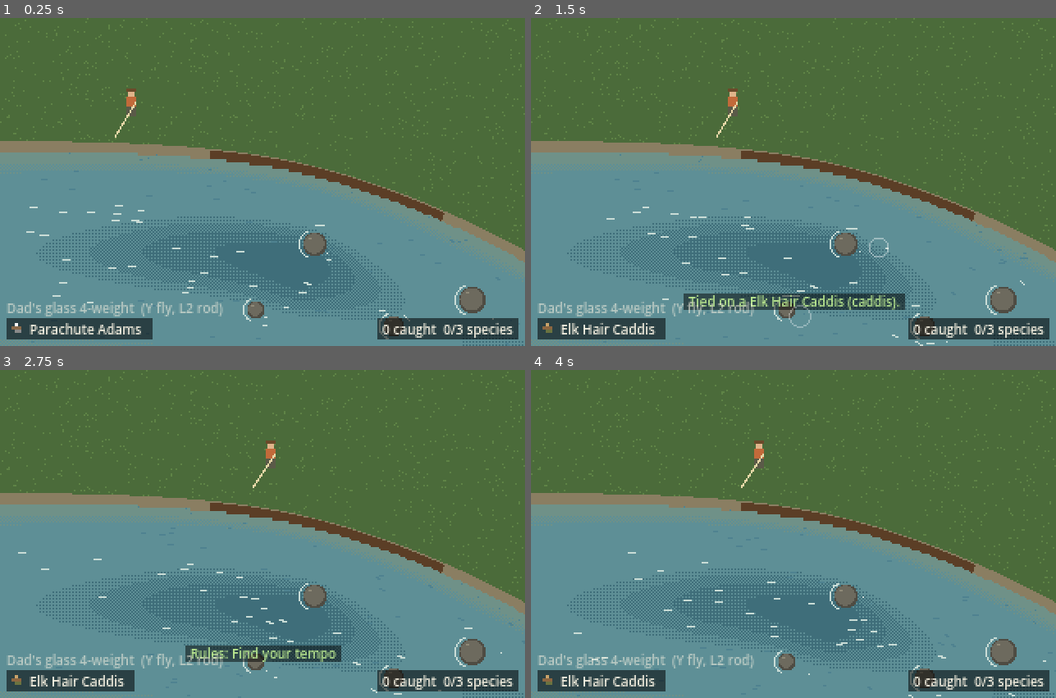
Above: before the commit, frames 1-4 (two rows, left to right).
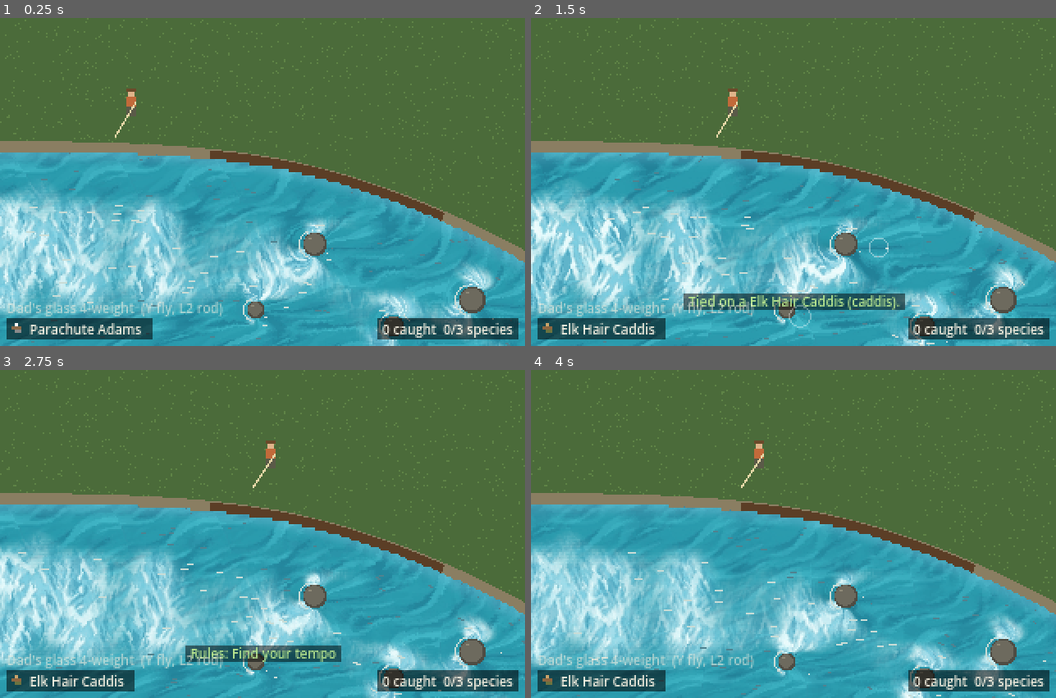
Above: after the commit, the same moments.

Repository: travernorm/Lodge
Game: Godot game, scene res://scenes/main.tscn
Two runs of this game, one before a commit and one after it. Both use one fixed random seed, a clock stepped at 60 frames per second and the inputs below.
Inputs (mouse positions are in pixels of both pictures, inside the frame that each line leads up to):
- Up to frame 1 (0.25 s): no input
- Up to frame 2 (1.5 s): tap Enter at 0.5 s; move the mouse to (909, 165) at 0.52 s; hold D (move_right) 0.53-1.25 s; tap F (change_fly) at 0.6 s; click (909, 165) at 0.67 s; drag from (688, 198) to (767, 247) at 1.27 s
- Up to frame 3 (2.75 s): move the mouse to (315, 461) at 2.02 s; hold D (move_right) from 2.03 s (still down); tap Tab (cycle_rules) at 2.1 s
- Up to frame 4 (4 s): release D (move_right) at 2.75 s; drag from (767, 599) to (636, 484) at 2.77 s; move the mouse to (951, 583) at 3.52 s; hold A (move_left) from 3.53 s (still down); tap M (mend) at 3.6 s

The runs differ from the first frame. In frame 1, 46% of the frame differs, in the area x 0-100%, y 41-100%; in frame 2, 45%; in frame 3, 45%; in frame 4, 46%.

Commit message:
Paint the water from a WaterLook you tune in the Inspector (REQ-0006)
WaterView bakes the RiverField into a small texture and a shader picks
deep, mid or white water per pixel from depth and speed, scrolling with
the current. Runs in the editor so looks update live. Starting tiles are
seamless cuts from Traver's texture sheet.

Co-Authored-By: Claude Opus 5.5 <noreply@anthropic.com>
Claude-Session: https://claude.ai/code/session_011A7L2oFTtNQKDdpxLjXJv4

Diff:
--- /dev/null
+++ b/data/looks/water_spring.tres
@@ -0,0 +1,12 @@
+[gd_resource type="Resource" script_class="WaterLook" load_steps=5 format=3]
+
+[ext_resource type="Script" path="res://scripts/river/water_look.gd" id="1_look"]
+[ext_resource type="Texture2D" path="res://assets/water/deep.png" id="2_deep"]
+[ext_resource type="Texture2D" path="res://assets/water/mid.png" id="3_mid"]
+[ext_resource type="Texture2D" path="res://assets/water/white.png" id="4_white"]
+
+[resource]
+script = ExtResource("1_look")
+deep = ExtResource("2_deep")
+mid = ExtResource("3_mid")
+white = ExtResource("4_white")
--- a/scenes/main.tscn
+++ b/scenes/main.tscn
@@ -6,10 +6,18 @@
 [ext_resource type="Script" path="res://scripts/fishing/fishing_controller.gd" id="4_fishing"]
 [ext_resource type="Script" path="res://scripts/casting/cast_practice.gd" id="9_practice"]
 [ext_resource type="Resource" path="res://data/stretches/demo_freestone.tres" id="10_stretch"]
+[ext_resource type="Script" path="res://scripts/river/water_view.gd" id="11_water"]
+[ext_resource type="Resource" path="res://data/looks/water_spring.tres" id="12_look"]
 
 [node name="Main" type="Node2D"]
 script = ExtResource("1_stream")
 stretch = ExtResource("10_stretch")
+
+[node name="Water" type="Node2D" parent="."]
+show_behind_parent = true
+script = ExtResource("11_water")
+look = ExtResource("12_look")
+preview_stretch = ExtResource("10_stretch")
 
 [node name="Cast" type="Node2D" parent="."]
 script = ExtResource("3_cast")
--- a/scripts/river/stretch.gd
+++ b/scripts/river/stretch.gd
@@ -1,3 +1,4 @@
+@tool
 class_name Stretch
 extends Resource
 ## One stretch of river, as data (ARCHITECTURE.md step F, REQ-0002).
--- /dev/null
+++ b/scripts/river/water_look.gd
@@ -0,0 +1,115 @@
+@tool
+class_name WaterLook
+extends Resource
+## How the river's water is painted: three textures (deep, mid, white water)
+## and the numbers that decide which one shows where. WaterView paints them
+## onto the river from the RiverField, so the deep texture always sits on the
+## real deep water and the white water on the real fast water.
+##
+## Edit a look in the Inspector (data/looks/*.tres). Drag a PNG into a texture
+## slot to swap it. Textures repeat, so make them seamless. Changes show live in
+## the editor viewport when scenes/main.tscn is open.
+
+## Slow, deep water: pools, the outside of bends, the slot behind a boulder.
+@export var deep: Texture2D:
+	set(v):
+		deep = v
+		emit_changed()
+## Everything between deep and white.
+@export var mid: Texture2D:
+	set(v):
+		mid = v
+		emit_changed()
+## Fast water: riffles and the tongue of a run.
+@export var white: Texture2D:
+	set(v):
+		white = v
+		emit_changed()
+
+@export_group("Tints")
+## Each texture is multiplied by its tint. White leaves it as drawn.
+@export var deep_tint := Color.WHITE:
+	set(v):
+		deep_tint = v
+		emit_changed()
+@export var mid_tint := Color.WHITE:
+	set(v):
+		mid_tint = v
+		emit_changed()
+@export var white_tint := Color.WHITE:
+	set(v):
+		white_tint = v
+		emit_changed()
+## Colour mixed in where the water thins out toward the bank.
+@export var shallow_tint := Color("7cc0dc"):
+	set(v):
+		shallow_tint = v
+		emit_changed()
+
+@export_group("Where each texture shows")
+## Depth (0 = dry, 1 = deepest in the stretch) where deep water takes over.
+@export_range(0.0, 1.0, 0.01) var deep_start := 0.6:
+	set(v):
+		deep_start = v
+		emit_changed()
+## How gradual the change from mid to deep is. 0 = a hard line.
+@export_range(0.0, 0.5, 0.01) var deep_softness := 0.18:
+	set(v):
+		deep_softness = v
+		emit_changed()
+## Speed (fraction of the fastest water) where white water takes over.
+@export_range(0.0, 1.5, 0.01) var white_start := 0.7:
+	set(v):
+		white_start = v
+		emit_changed()
+@export_range(0.0, 0.5, 0.01) var white_softness := 0.12:
+	set(v):
+		white_softness = v
+		emit_changed()
+## Depth below which the shallow tint fades in.
+@export_range(0.0, 0.5, 0.01) var shallow_depth := 0.12:
+	set(v):
+		shallow_depth = v
+		emit_changed()
+## How strong the shallow tint is at the very edge. 0 = off.
+@export_range(0.0, 1.0, 0.01) var shallow_amount := 0.35:
+	set(v):
+		shallow_amount = v
+		emit_changed()
+
+@export_group("Edges")
+## How much the borders between textures wobble. 0 = smooth contour lines.
+@export_range(0.0, 0.5, 0.01) var edge_noise := 0.12:
+	set(v):
+		edge_noise = v
+		emit_changed()
+## Size of the wobble, in metres.
+@export_range(0.25, 20.0, 0.25) var edge_noise_size_m := 3.0:
+	set(v):
+		edge_noise_size_m = v
+		emit_changed()
+## On: borders and motion use a pixel checkerboard (crisp pixel art).
+## Off: textures blend smoothly.
+@export var dither := false:
+	set(v):
+		dither = v
+		emit_changed()
+
+@export_group("Motion")
+## How fast the textures travel with the current. 0 = still, 1 = at the
+## water's real speed.
+@export_range(0.0, 2.0, 0.01) var motion := 0.35:
+	set(v):
+		motion = v
+		emit_changed()
+## Seconds before the moving texture quietly resets. Longer = smoother but
+## the texture stretches more in fast water.
+@export_range(0.5, 10.0, 0.1) var motion_cycle := 3.0:
+	set(v):
+		motion_cycle = v
+		emit_changed()
+
+
+## Whether every texture slot is filled.
+func is_complete() -> bool:
+	return deep != null and mid != null and white != null
--- /dev/null
+++ b/scripts/river/water_view.gd
@@ -0,0 +1,109 @@
+@tool
+class_name WaterView
+extends Node2D
+## Paints the river's water with a WaterLook. The stream scene calls setup()
+## with its RiverField; this view bakes the field into a small texture (one
+## texel per 0.25 m cell: current, depth, wet) and a shader picks the deep, mid
+## or white texture per pixel from it. It draws behind the stream scene, which
+## leaves its water pixels clear when this view is active.
+##
+## In the editor it builds its own field from preview_stretch, so the water
+## shows in the viewport and changes live as the look is edited.
+
+const SHADER := preload("res://shaders/water.gdshader")
+
+## The look to paint. Empty = the stream scene draws its old flat bands.
+@export var look: WaterLook:
+	set(v):
+		if look != null and look.changed.is_connected(_apply_look):
+			look.changed.disconnect(_apply_look)
+		look = v
+		if look != null:
+			look.changed.connect(_apply_look)
+		_apply_look()
+## Editor only: the stretch to preview. The game uses the stream scene's river.
+@export var preview_stretch: Stretch:
+	set(v):
+		preview_stretch = v
+		if Engine.is_editor_hint() and is_inside_tree():
+			_build_preview()
+
+var _mat := ShaderMaterial.new()
+var _size := Vector2.ZERO
+
+
+func _ready() -> void:
+	show_behind_parent = true
+	_mat.shader = SHADER
+	material = _mat
+	_apply_look()
+	if Engine.is_editor_hint():
+		_build_preview()
+
+
+## Whether this view paints the water (a complete look is set).
+func is_active() -> bool:
+	return look != null and look.is_complete()
+
+
+## Called by the stream scene once its river is built.
+func setup(river: RiverField) -> void:
+	_size = Vector2(river.width, river.bottom - river.top) * WorldScale.PX_PER_M
+	_mat.set_shader_parameter(&"field", ImageTexture.create_from_image(field_image(river)))
+	_mat.set_shader_parameter(&"field_cells", Vector2(river.cols, river.rows))
+	_mat.set_shader_parameter(&"cell_px", RiverField.CELL * WorldScale.PX_PER_M)
+	_mat.set_shader_parameter(&"flow_range", flow_range())
+	_mat.set_shader_parameter(&"water_speed", RiverField.WATER_SPEED)
+	_mat.set_shader_parameter(&"px_per_m", WorldScale.PX_PER_M)
+	queue_redraw()
+
+
+## Largest current the field texture can hold (m/s).
+static func flow_range() -> float:
+	return RiverField.WATER_SPEED * 1.5
+
+
+## The field as an image, one texel per cell: R, G = current (m/s) mapped from
+## -flow_range..flow_range to 0..1, B = depth, A = wet.
+static func field_image(river: RiverField) -> Image:
+	var data := PackedByteArray()
+	data.resize(river.cols * river.rows * 4)
+	var k := 0.5 / flow_range()
+	var has_wet := not river.wet.is_empty()
+	for idx in river.cols * river.rows:
+		var v := river.velocity[idx]
+		data[idx * 4] = clampi(roundi((0.5 + v.x * k) * 255.0), 0, 255)
+		data[idx * 4 + 1] = clampi(roundi((0.5 + v.y * k) * 255.0), 0, 255)
+		data[idx * 4 + 2] = clampi(roundi(river.depth[idx] * 255.0), 0, 255)
+		data[idx * 4 + 3] = 255 if (not has_wet or river.wet[idx] == 1) else 0
+	return Image.create_from_data(river.cols, river.rows, false, Image.FORMAT_RGBA8, data)
+
+
+func _draw() -> void:
+	if is_active() and _size != Vector2.ZERO:
+		draw_rect(Rect2(Vector2.ZERO, _size), Color.WHITE)
+
+
+func _apply_look() -> void:
+	if look == null:
+		queue_redraw()
+		return
+	var px := WorldScale.PX_PER_M
+	for p in [[&"deep_tex", look.deep], [&"mid_tex", look.mid], [&"white_tex", look.white],
+			[&"deep_tint", look.deep_tint], [&"mid_tint", look.mid_tint],
+			[&"white_tint", look.white_tint], [&"shallow_tint", look.shallow_tint],
+			[&"deep_start", look.deep_start], [&"deep_softness", look.deep_softness],
+			[&"white_start", look.white_start], [&"white_softness", look.white_softness],
+			[&"shallow_depth", look.shallow_depth], [&"shallow_amount", look.shallow_amount],
+			[&"edge_noise", look.edge_noise], [&"edge_noise_px", look.edge_noise_size_m * px],
+			[&"dither", look.dither], [&"motion", look.motion], [&"motion_cycle", look.motion_cycle]]:
+		_mat.set_shader_parameter(p[0], p[1])
+	queue_redraw()
+
+
+func _build_preview() -> void:
+	if preview_stretch == null:
+		return
+	var river := RiverField.new()
+	river.build_stretch(preview_stretch)
+	setup(river)
--- a/scripts/stream_scene.gd
+++ b/scripts/stream_scene.gd
@@ -87,6 +87,8 @@
 var _tufts: Array[Vector2] = []
 var _rng := RandomNumberGenerator.new()
 @onready var _cast: Node = get_node_or_null(^"Cast")
+## Paints the water with a WaterLook when it has one (scripts/river/water_view.gd).
+@onready var _water: WaterView = get_node_or_null(^"Water")
 
 
 func _enter_tree() -> void:
@@ -114,6 +116,8 @@
 	if camera != null:
 		camera.make_current()
 		camera.reset_smoothing()
+	if stretch != null and _water != null:
+		_water.setup(river)
 	_water_tex = _make_stretch_texture() if stretch != null else _make_water_texture()
 	for i in STREAK_COUNT:
 		_streaks.append(_random_water_point())
@@ -318,13 +322,16 @@
 	var dither: Array[float] = [-0.03, 0.01, 0.03, -0.01]
 	var rng := RandomNumberGenerator.new()
 	rng.seed = 1979
+	var clear_water := _water != null and _water.is_active()
 	var data := PackedByteArray()
-	data.resize(size.x * size.y * 3)
+	data.resize(size.x * size.y * 4)
 	for y in size.y:
 		for x in size.x:
 			var idx := y * size.x + x
 			var col := COL_GRASS
-			if wet_px[idx] >= 0.5:
+			if wet_px[idx] >= 0.5 and clear_water:
+				col = Color.TRANSPARENT  # the WaterView paints it, underneath
+			elif wet_px[idx] >= 0.5:
 				var d := depth_px[idx] + dither[(y % 2) * 2 + (x % 2)]
 				var band := 0
 				while band < cuts.size() and d > cuts[band]:
@@ -339,10 +346,11 @@
 					col = COL_GRAVEL  # the inside of a bend widens into a point bar
 				elif rng.randf() < 0.025:
 					col = COL_TUFT
-			data[idx * 3] = col.r8
-			data[idx * 3 + 1] = col.g8
-			data[idx * 3 + 2] = col.b8
-	var img := Image.create_from_data(size.x, size.y, false, Image.FORMAT_RGB8, data)
+			data[idx * 4] = col.r8
+			data[idx * 4 + 1] = col.g8
+			data[idx * 4 + 2] = col.b8
+			data[idx * 4 + 3] = col.a8
+	var img := Image.create_from_data(size.x, size.y, false, Image.FORMAT_RGBA8, data)
 	for g in stretch.gravel:
 		var c := WorldScale.vec_to_px(Vector2(g.x, g.y))
 		var r := WorldScale.to_px(g.z)
--- /dev/null
+++ b/shaders/water.gdshader
@@ -0,0 +1,107 @@
+// Paints the river from a WaterLook (scripts/river/water_look.gd).
+// The field texture is the RiverField baked one texel per cell:
+// R, G = current (m/s, encoded around 0.5), B = depth (0..1), A = wet.
+// See scripts/river/water_view.gd.
+shader_type canvas_item;
+render_mode unshaded;
+
+uniform sampler2D field : filter_linear, repeat_disable;
+uniform vec2 field_cells = vec2(1.0);
+uniform float cell_px = 2.0;
+uniform float flow_range = 10.0;
+uniform float water_speed = 1.0;
+
+uniform sampler2D deep_tex : source_color, filter_nearest, repeat_enable;
+uniform sampler2D mid_tex : source_color, filter_nearest, repeat_enable;
+uniform sampler2D white_tex : source_color, filter_nearest, repeat_enable;
+uniform vec4 deep_tint : source_color = vec4(1.0);
+uniform vec4 mid_tint : source_color = vec4(1.0);
+uniform vec4 white_tint : source_color = vec4(1.0);
+uniform vec4 shallow_tint : source_color = vec4(0.49, 0.75, 0.86, 1.0);
+
+uniform float deep_start = 0.6;
+uniform float deep_softness = 0.18;
+uniform float white_start = 0.7;
+uniform float white_softness = 0.12;
+uniform float shallow_depth = 0.12;
+uniform float shallow_amount = 0.35;
+uniform float edge_noise = 0.12;
+uniform float edge_noise_px = 24.0;
+uniform bool dither = false;
+uniform float motion = 0.35;
+uniform float motion_cycle = 3.0;
+uniform float px_per_m = 8.0;
+
+varying vec2 world_px;
+
+void vertex() {
+	world_px = VERTEX;
+}
+
+float hash(vec2 p) {
+	return fract(sin(dot(p, vec2(127.1, 311.7))) * 43758.5453);
+}
+
+float value_noise(vec2 p) {
+	vec2 i = floor(p);
+	vec2 f = fract(p);
+	f = f * f * (3.0 - 2.0 * f);
+	float a = hash(i);
+	float b = hash(i + vec2(1.0, 0.0));
+	float c = hash(i + vec2(0.0, 1.0));
+	float d = hash(i + vec2(1.0, 1.0));
+	return mix(mix(a, b, f.x), mix(c, d, f.x), f.y);
+}
+
+float bayer4(vec2 p) {
+	const float m[16] = float[16](0.0, 8.0, 2.0, 10.0, 12.0, 4.0, 14.0, 6.0,
+		3.0, 11.0, 1.0, 9.0, 15.0, 7.0, 13.0, 5.0);
+	int x = int(mod(p.x, 4.0));
+	int y = int(mod(p.y, 4.0));
+	return (m[x + y * 4] + 0.5) / 16.0;
+}
+
+// How far into the next texture this pixel is: smooth, or a crisp
+// checkerboard when dither is on.
+float weight(float v, float start, float soft, vec2 p) {
+	float w = smoothstep(start - soft, start + soft + 0.0001, v);
+	return dither ? step(bayer4(p), w) : w;
+}
+
+// A repeating texture drifting with the current. Two copies run half a cycle
+// apart and trade places, so the texture keeps moving without stretching.
+vec4 flowing(sampler2D tex, vec2 p, vec2 v_px, float w1) {
+	vec2 size = vec2(textureSize(tex, 0));
+	float t = TIME / motion_cycle;
+	vec2 o1 = floor(v_px * fract(t) * motion_cycle * motion);
+	vec2 o2 = floor(v_px * fract(t + 0.5) * motion_cycle * motion);
+	vec4 a = texture(tex, (p - o1) / size);
+	vec4 b = texture(tex, (p - o2) / size + 0.5);
+	return mix(b, a, w1);
+}
+
+void fragment() {
+	vec2 p = floor(world_px) + 0.5;
+	vec4 f = texture(field, (p / cell_px + 0.5) / field_cells);
+	if (f.a < 0.35) {
+		discard;
+	}
+	vec2 flow = (f.rg - 0.5) * 2.0 * flow_range;
+	float depth = f.b;
+	float speed = length(flow) / water_speed;
+	float n = (value_noise(p / edge_noise_px) - 0.5) * 2.0 * edge_noise;
+
+	float phase = fract(TIME / motion_cycle);
+	float w1 = 1.0 - abs(1.0 - 2.0 * phase);
+	if (dither) {
+		w1 = step(bayer4(p + vec2(2.0, 1.0)), w1);
+	}
+	vec2 v_px = flow * px_per_m;
+
+	vec4 c = flowing(mid_tex, p, v_px, w1) * mid_tint;
+	c = mix(c, flowing(deep_tex, p, v_px, w1) * deep_tint, weight(depth + n, deep_start, deep_softness, p));
+	c = mix(c, flowing(white_tex, p, v_px, w1) * white_tint, weight(speed + n, white_start, white_softness, p + vec2(1.0, 2.0)));
+	float shallow = shallow_amount * (1.0 - smoothstep(0.0, shallow_depth + 0.0001, depth));
+	c.rgb = mix(c.rgb, shallow_tint.rgb, dither ? step(bayer4(p + vec2(3.0, 0.0)), shallow) : shallow);
+	COLOR = vec4(c.rgb, 1.0);
+}
--- a/tests/data_test.gd
+++ b/tests/data_test.gd
@@ -32,6 +32,7 @@
 	_test_input_parity()
 	_test_stretches(fish)
 	_test_take_rules()
+	_test_water_looks()
 	_test_catalog(flies, fish, insects, _load_dir("res://data/stretches", "Stretch"), rods)
 	_main.free()
 	if _failures == 0:
@@ -302,6 +303,26 @@
 			_check(entry != null and entry.count >= 1, "stretch %s: spawn entry %s stocks at least one fish" % [stem, sp.id if sp != null else "?"])
 
 
+## Every water look has all three textures, and they're square, so they tile.
+## The scene's water view uses a look from data/looks.
+func _test_water_looks() -> void:
+	var looks := _load_dir("res://data/looks", "WaterLook")
+	_check(not looks.is_empty(), "there is at least one water look")
+	for path in looks:
+		var look: WaterLook = looks[path]
+		var stem: String = path.get_file().get_basename()
+		_check(look.is_complete(), "look %s: deep, mid and white textures are set" % stem)
+		for t in [look.deep, look.mid, look.white]:
+			if t != null:
+				_check(t.get_width() == t.get_height() and t.get_width() >= 16,
+					"look %s: %s is square and at least 16 px" % [stem, _path(t)])
+	var water := _main.get_node_or_null(^"Water") as WaterView
+	_check(water != null, "scene: Main has a Water view")
+	if water != null:
+		_check(water.look != null and looks.has(water.look.resource_path),
+			"scene: the water look is a data/looks file (%s)" % _path(water.look))
+
+
 ## data/catalog.tres lists every fish, fly, rod, insect and stretch file exactly
 ## once, and nothing else, so the game sees all the content (REQ-0004 C1).
 func _test_catalog(flies: Dictionary, fish: Dictionary, insects: Dictionary, stretches: Dictionary, rods: Dictionary) -> void:
--- /dev/null
+++ b/tests/water_view_test.gd
@@ -0,0 +1,79 @@
+extends SceneTree
+## WaterView (REQ-0006): the field texture carries the river's real current,
+## depth and wet cells, and the stream scene hands the water over to the view.
+
+var _failures := 0
+
+
+func _initialize() -> void:
+	var stretch: Stretch = load("res://data/stretches/demo_freestone.tres")
+	var river := RiverField.new()
+	river.build_stretch(stretch)
+	_test_field_image(river)
+	_finish.call_deferred()
+
+
+func _finish() -> void:
+	await _test_scene()
+	if _failures == 0:
+		print("Water view tests passed.")
+		quit(0)
+	else:
+		printerr("%d water view test(s) failed." % _failures)
+		quit(1)
+
+
+## Decode texels back to metres per second and depth, and compare with the
+## river at those cells.
+func _test_field_image(river: RiverField) -> void:
+	var img := WaterView.field_image(river)
+	_check(img.get_width() == river.cols and img.get_height() == river.rows, "field image is one texel per cell")
+	var range := WaterView.flow_range()
+	var worst_v := 0.0
+	var worst_d := 0.0
+	var wet_ok := true
+	for j in range(0, river.rows, 7):
+		for i in range(0, river.cols, 7):
+			var idx := j * river.cols + i
+			var c := img.get_pixel(i, j)
+			var v := Vector2(c.r - 0.5, c.g - 0.5) * 2.0 * range
+			worst_v = maxf(worst_v, v.distance_to(river.velocity[idx]))
+			worst_d = maxf(worst_d, absf(c.b - river.depth[idx]))
+			wet_ok = wet_ok and ((c.a > 0.5) == (river.wet[idx] == 1))
+	_check(worst_v <= range / 255.0 * 1.5, "field current matches the river (worst %.3f m/s)" % worst_v)
+	_check(worst_d <= 1.0 / 255.0, "field depth matches the river (worst %.4f)" % worst_d)
+	_check(wet_ok, "field wet cells match the river")
+	var fastest := 0.0
+	for v in river.velocity:
+		fastest = maxf(fastest, v.length())
+	_check(fastest <= range, "the fastest current (%.2f m/s) fits the encoded range" % fastest)
+
+
+## With a look set, the stream scene leaves its water pixels clear for the view;
+## without one, it paints the old bands.
+func _test_scene() -> void:
+	var main: Node = (load("res://scenes/main.tscn") as PackedScene).instantiate()
+	root.add_child(main)
+	await process_frame
+	var water := main.get_node(^"Water") as WaterView
+	_check(water.is_active(), "the scene's water view is active")
+	var tex: Texture2D = main.get(&"_water_tex")
+	var img := tex.get_image()
+	var p := WorldScale.vec_to_px(_deep_point(main.river))
+	_check(img.get_pixelv(p).a == 0.0, "stream scene leaves deep water clear for the view")
+	_check(img.get_pixelv(WorldScale.vec_to_px(main.stretch.angler_start)).a == 1.0, "stream scene still paints the bank")
+	main.free()
+
+
+func _deep_point(river: RiverField) -> Vector2:
+	var best := 0
+	for i in river.depth.size():
+		if river.depth[i] > river.depth[best]:
+			best = i
+	return river.cell_pos(best % river.cols, best / river.cols)
+
+
+func _check(ok: bool, what: String) -> void:
+	print(("  ok    " if ok else "  FAIL  ") + what)
+	if not ok:
+		_failures += 1
Binary file added: assets/water/deep.png
Not shown, added: assets/water/deep.png.import
Binary file added: assets/water/mid.png
Not shown, added: assets/water/mid.png.import
Binary file added: assets/water/white.png
Not shown, added: assets/water/white.png.import
Binary file added: docs/requirements/img/REQ-0006-pool.png
Binary file added: docs/requirements/img/REQ-0006-riffle.png
Not shown: 1 places in scenes/main.tscn that only renumber resources
Not shown, added: assets/water/SOURCE.md
Not shown, changed: docs/ARCHITECTURE.md
Not shown, changed: docs/DEVELOPMENT_PROCESS.md
(and 2 more such lines)
